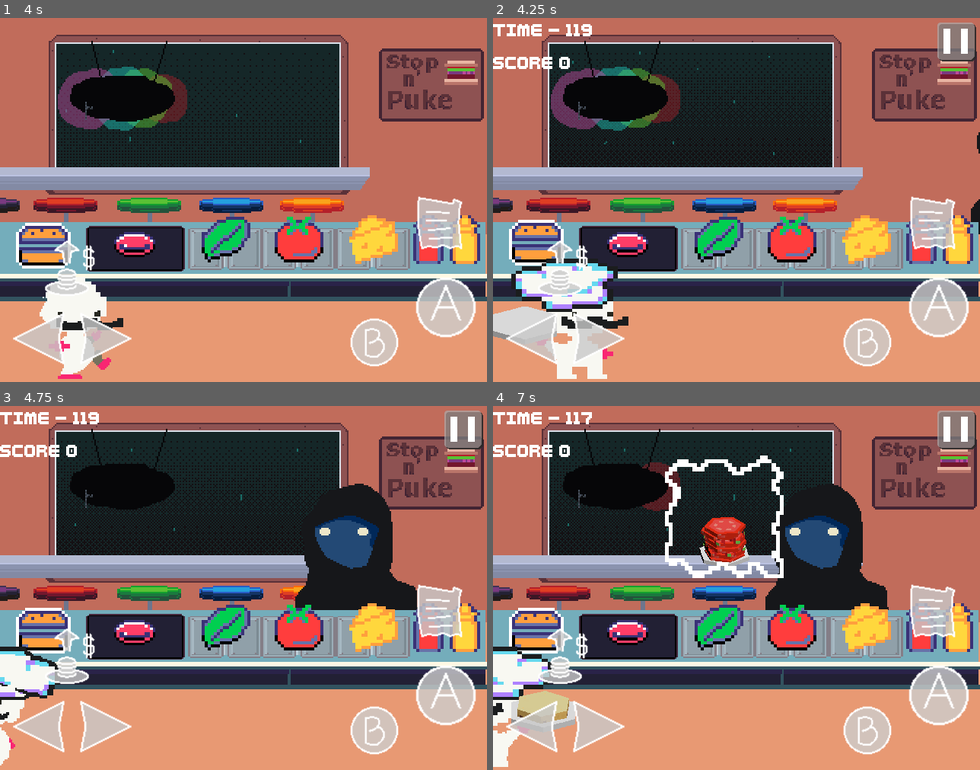
Above: before the commit, frames 1-4 (two rows, left to right).
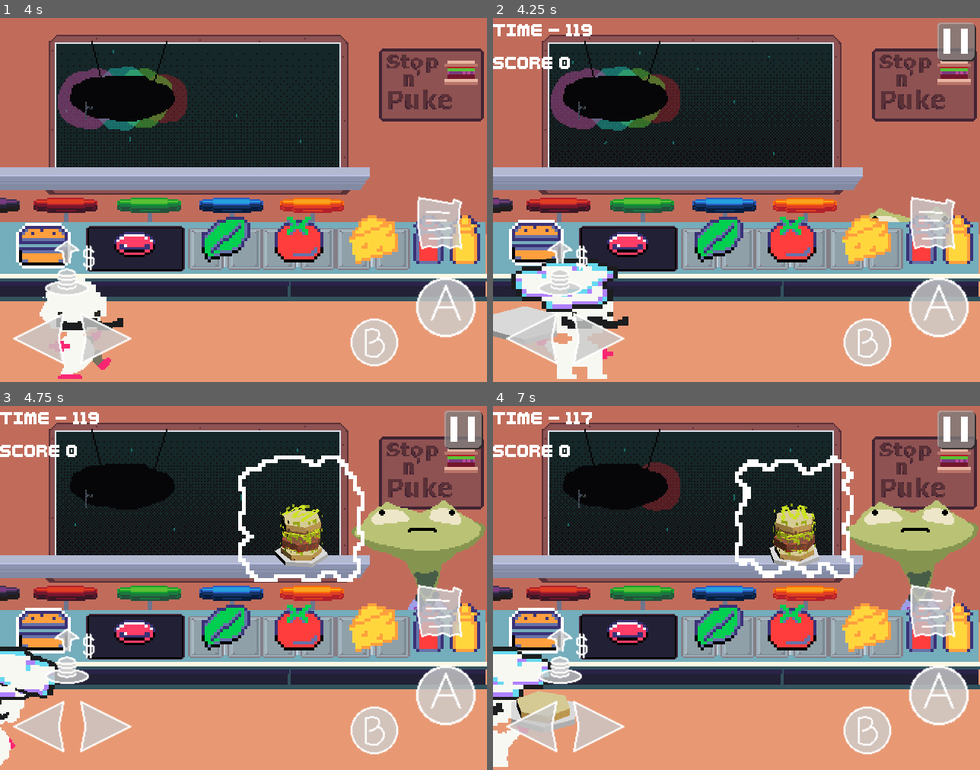
Above: after the commit, the same moments.

Repository: LettucePie/burgert
Game: Godot game, scene res://scenes/play.tscn
Two runs of this game, one before a commit and one after it. Both use one fixed random seed, a clock stepped at 60 frames per second and the inputs below. Sound files missing from this copy of the repository are replaced by a short silence.
Inputs (mouse positions are in pixels of both pictures, inside the frame that each line leads up to):
- Up to frame 1 (4 s): click "Play" at 0.5 s; tap Enter (menu) at 1.25 s; move the mouse to (350, 181) at 1.27 s; hold Right (right) 1.28-2 s; tap Z (confirm) at 1.35, 2.85 s; click (350, 181) at 1.42 s; drag from (146, 218) to (219, 272) at 2.02 s; move the mouse to (292, 119) at 2.77 s; hold Right (right) 2.78-3.5 s; drag from (219, 272) to (97, 145) at 3.52 s
- Up to frame 2 (4.25 s): no input
- Up to frame 3 (4.75 s): move the mouse to (389, 642) at 4.27 s; hold Left (left) from 4.28 s (still down); tap Z (confirm) at 4.35 s
- Up to frame 4 (7 s): release Left (left) at 5 s; drag from (590, 533) to (663, 497) at 5.02 s; move the mouse to (760, 588) at 5.77 s; hold Down (down) 5.78-6.5 s; tap Z (confirm) at 5.85 s; click (760, 588) at 5.92 s; drag from (663, 497) to (639, 606) at 6.52 s

Frame 1 is identical in both runs. In frame 2, 0.4% of the frame differs, in the area x 77-100%, y 31-60%; in frame 3, 10%; in frame 4, 12%, in the area x 4-100%, y 13-88%.

Commit message:
added customer mrpink

Diff:
--- /dev/null
+++ b/assets/images/game/customers/customer_mrpink_still.tres
@@ -0,0 +1,7 @@
+[gd_resource type="AtlasTexture" load_steps=2 format=3 uid="uid://2rdv7lntg74d"]
+
+[ext_resource type="Texture2D" uid="uid://b555sav40m4ag" path="res://assets/images/game/customers/customers_wave3_packed.png" id="1_sai6g"]
+
+[resource]
+atlas = ExtResource("1_sai6g")
+region = Rect2(0, 196, 84, 106)
--- a/scenes/game/kitchen_a.tscn
+++ b/scenes/game/kitchen_a.tscn
@@ -50,6 +50,7 @@
 [ext_resource type="Texture2D" uid="uid://cyncm1vjbbtti" path="res://assets/images/game/kitchen/counter_v2_grill.tres" id="42_y6et2"]
 [ext_resource type="AudioStream" uid="uid://cxtpbxd1ikh4a" path="res://assets/sound/sfx/Audio 16.wav" id="43_pkjyh"]
 [ext_resource type="Texture2D" uid="uid://xt254ac7wjjk" path="res://assets/images/game/kitchen/counter_v2_alcove.tres" id="43_yb70e"]
+[ext_resource type="Texture2D" uid="uid://2rdv7lntg74d" path="res://assets/images/game/customers/customer_mrpink_still.tres" id="44_dvdxs"]
 [ext_resource type="Texture2D" uid="uid://q1ab3x30ngjg" path="res://assets/images/game/kitchen/bun.tres" id="45_gga11"]
 [ext_resource type="Texture2D" uid="uid://glehc4nentpm" path="res://assets/images/game/kitchen/bun_highlight.tres" id="46_bk7km"]
 [ext_resource type="Texture2D" uid="uid://bro1j5oa72kh5" path="res://assets/images/game/kitchen/meat.tres" id="47_sn0s0"]
@@ -805,7 +806,54 @@
 position = Vector2(381, 88)
 
 [node name="munch" parent="customers/Jimmie" instance=ExtResource("14_rquj2")]
-position = Vector2(326, 78)
+position = Vector2(320, 64)
+
+[node name="MrPink" type="Node2D" parent="customers" node_paths=PackedStringArray("burger_portal_sprite", "sound_player", "left_area", "right_area", "munch")]
+position = Vector2(265, 110)
+script = ExtResource("3_488ky")
+customer_name = "Mr. Pink"
+orders = Array[PackedStringArray]([PackedStringArray("Bun", "Ketchup", "Meat", "Ketchup", "Bun Top"), PackedStringArray("Meat", "Tomato", "Ketchup", "Meat")])
+burger_portal_sprite = NodePath("burger_portal_view")
+sound_player = NodePath("AudioStreamPlayer2D")
+left_area = NodePath("Left")
+right_area = NodePath("Right")
+munch = NodePath("munch")
+enter_pos = Vector2(412, 110)
+stay_pos = Vector2(256, 110)
+exit_pos = Vector2(412, 110)
+enter_speed = 4.0
+munch_seconds = 3.0
+exit_speed = 4.0
+
+[node name="character" type="Sprite2D" parent="customers/MrPink"]
+position = Vector2(320, 101)
+scale = Vector2(2, 2)
+texture = ExtResource("44_dvdxs")
+
+[node name="burger_portal_view" type="Sprite2D" parent="customers/MrPink"]
+position = Vector2(182, 23)
+scale = Vector2(0.275879, 0.275879)
+texture = ExtResource("11_q4v5g")
+
+[node name="thought_cloud" type="AnimatedSprite2D" parent="customers/MrPink/burger_portal_view"]
+position = Vector2(0, -7.24954)
+scale = Vector2(18.8602, 18.8602)
+sprite_frames = ExtResource("12_vq758")
+autoplay = "default"
+
+[node name="AudioStreamPlayer2D" type="AudioStreamPlayer2D" parent="customers/MrPink"]
+position = Vector2(480, 126)
+stream = ExtResource("43_pkjyh")
+bus = &"SFX"
+
+[node name="Left" type="Marker2D" parent="customers/MrPink"]
+position = Vector2(232, 88)
+
+[node name="Right" type="Marker2D" parent="customers/MrPink"]
+position = Vector2(381, 88)
+
+[node name="munch" parent="customers/MrPink" instance=ExtResource("14_rquj2")]
+position = Vector2(321, 55)
 
 [node name="kitchen_floor" type="Sprite2D" parent="."]
 position = Vector2(320, 240)
Not shown: 1 places in scenes/game/kitchen_a.tscn that only renumber resources
